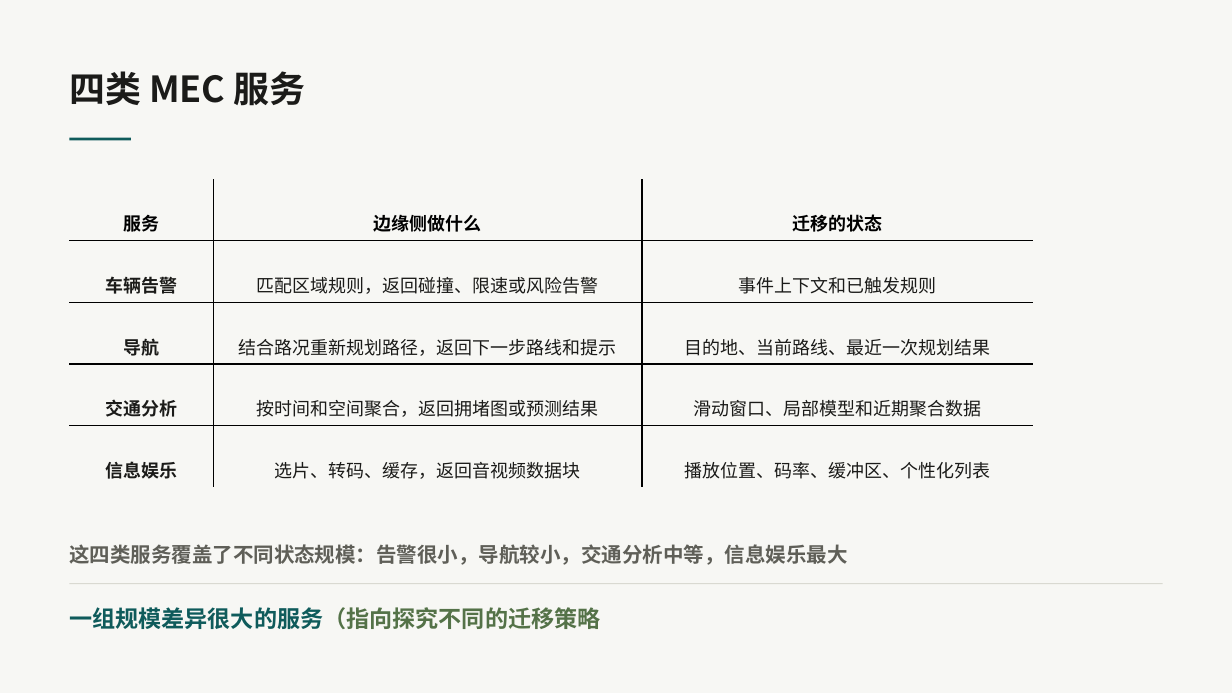
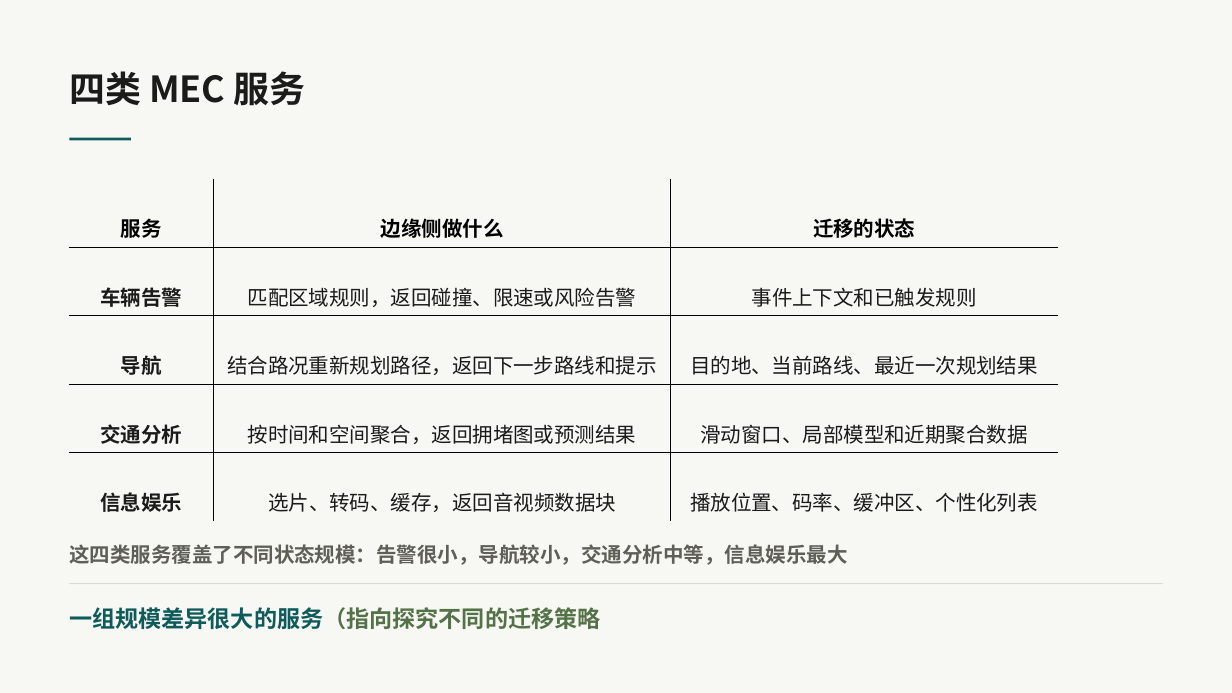
Before and after one commit to KaguraNia/MyEdgeSimPy, a slide deck: slide 9 of output/presentation/移动服务状态迁移.pptx. Drawn at 1232x693 pixels with LibreOffice and Linux fonts; fonts in the diff are those of the drawing. Boxes give left, top, right and bottom in pixels: in the first picture for what was removed or moved away, otherwise in the second. Text is boxed around its words. In the diff, an @@ line names an element or a change of style, - is before the commit and + after.

```diff
--- a/output/presentation/移动服务状态迁移.pptx
+++ b/output/presentation/移动服务状态迁移.pptx
@@ table at [69,179,1058,516] @@
@@ size 14 to 16 pt @@
@@ table: place and size @@
-table at [69,179,1033,494]
+table at [69,179,1058,516]
```
Also in this commit, not shown: 15 other slides changed, 2 slides added, 2 slides removed, 23 other files.
